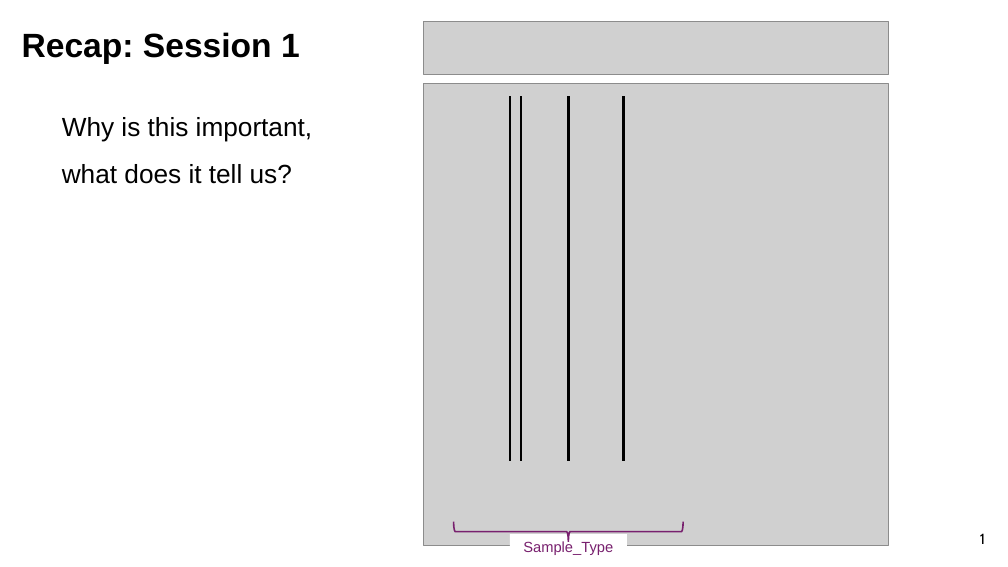
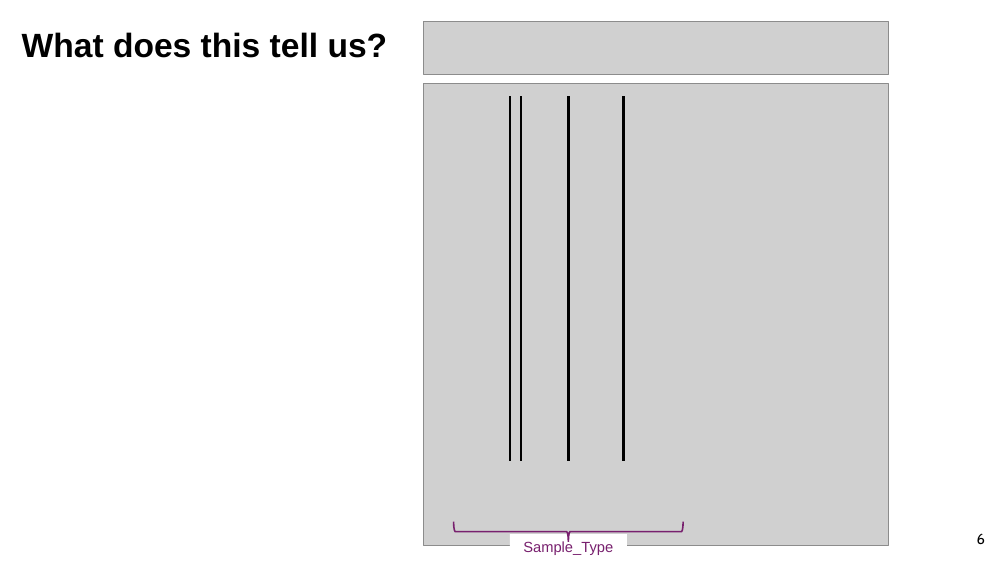
Before and after one commit to sabahzero/UPRM_QIIME2workshop, a slide deck: slide 7 of lectures/Lecture3_UlHasan.pptx (slide 2 before the commit). Drawn at 1008x567 pixels with LibreOffice and Linux fonts; fonts in the diff are those of the drawing; grey boxes stand for pictures. Boxes give left, top, right and bottom in pixels: in the first picture for what was removed or moved away, otherwise in the second. Text is boxed around its words. In the diff, an @@ line names an element or a change of style, - is before the commit and + after.

```diff
--- a/lectures/Lecture3_UlHasan.pptx
+++ b/lectures/Lecture3_UlHasan.pptx
@@ text at bbox=[22, 32, 388, 58]: text changed @@
-Recap: Session 1
+What does this tell us?
@@ text removed at bbox=[62, 117, 312, 184] @@
-Why is this important,
-what does it tell us?
@@ page number at bbox=[977, 533, 985, 545]: text changed @@
-1
+6
```
Also in this commit, not shown: 1 other slide changed, 8 slides added, 4 slides removed, 2 other files.
